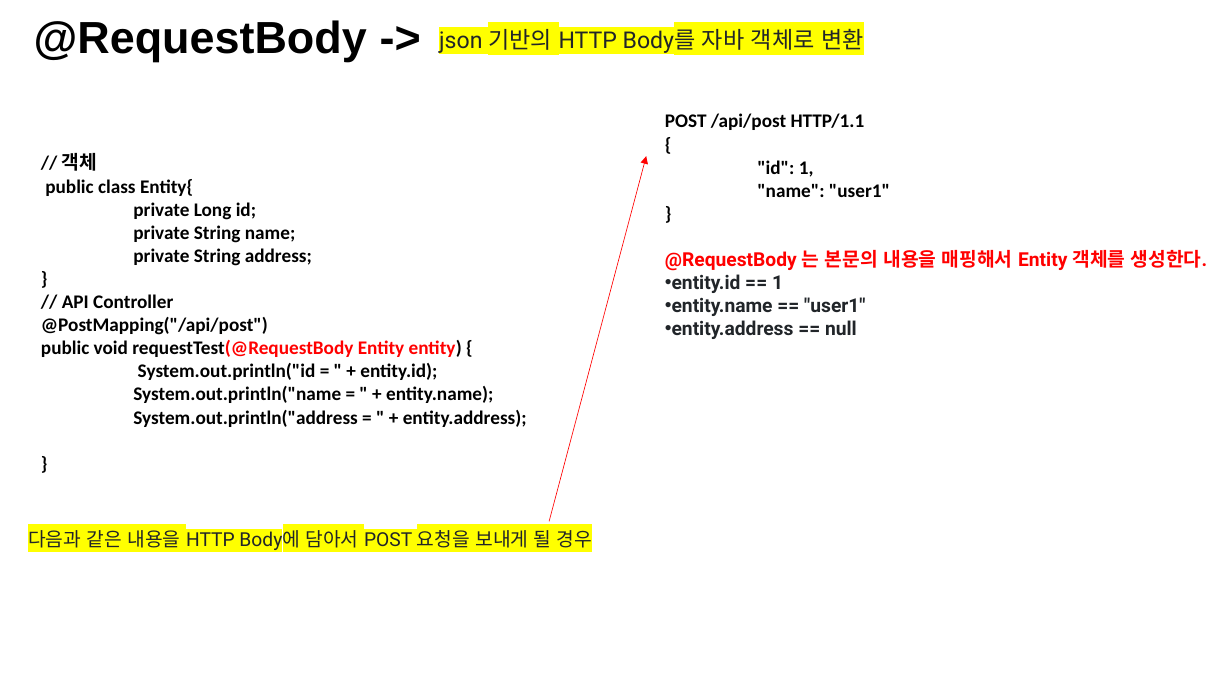
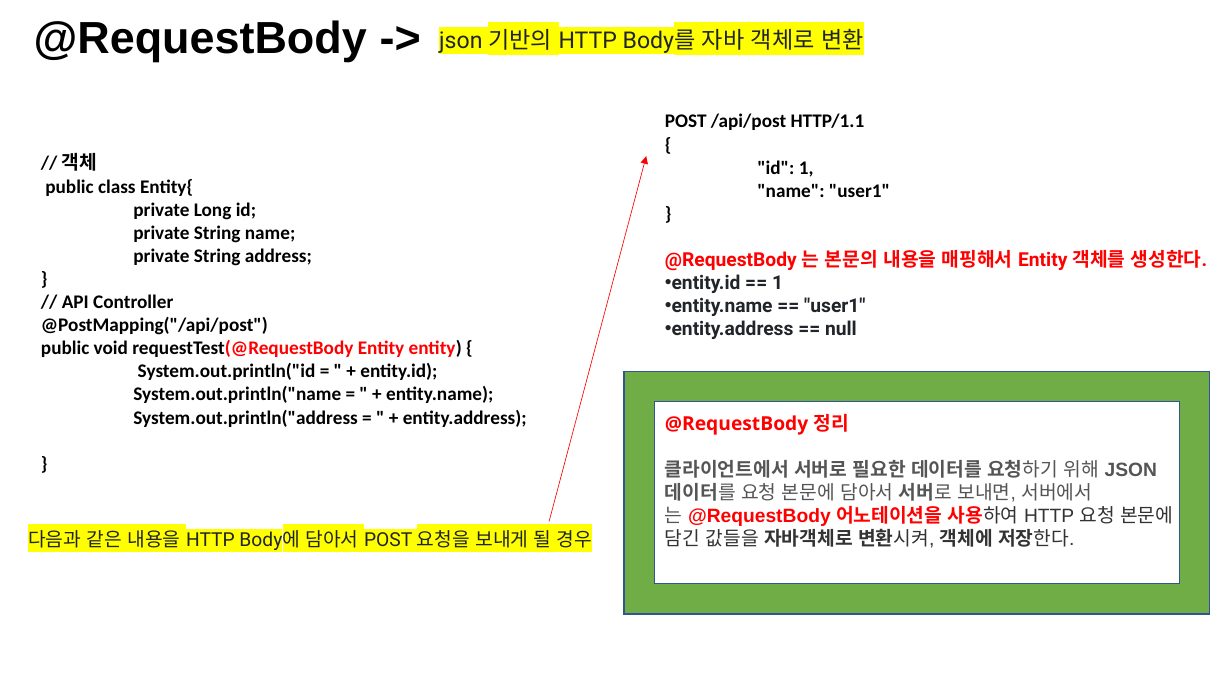
Before and after one commit to kyungmin1221/Tave_Study, a slide deck: slide 8 of 복습정리자료/spring 6주차 정리(kyungmin) .pptx. Drawn at 1232x693 pixels with LibreOffice and Linux fonts; fonts in the diff are those of the drawing. Boxes give left, top, right and bottom in pixels: in the first picture for what was removed or moved away, otherwise in the second. Text is boxed around its words. In the diff, an @@ line names an element or a change of style, - is before the commit and + after.

Commit message:
6주차 정리

```diff
--- a/복습정리자료/spring 6주차 정리(kyungmin) .pptx
+++ b/복습정리자료/spring 6주차 정리(kyungmin) .pptx
@@ frame added at box(624, 372, 1210, 615), fill #70AD47, outline #325491 1 pt @@
@@ text added at box(665, 414, 1173, 548), 15 pt, text #555555, bold @@
+@RequestBody 정리
+클라이언트에서 서버로 필요한 데이터를 요청하기 위해 JSON 데이터를 요청 본문에 담아서 서버로 보내면, 서버에서는 @RequestBody 어노테이션을 사용하여 HTTP 요청 본문에 담긴 값들을 자바객체로 변환시켜, 객체에 저장한다.
```
Also in this commit, not shown: 5 other slides changed, 1 slide removed, 1 other file.
